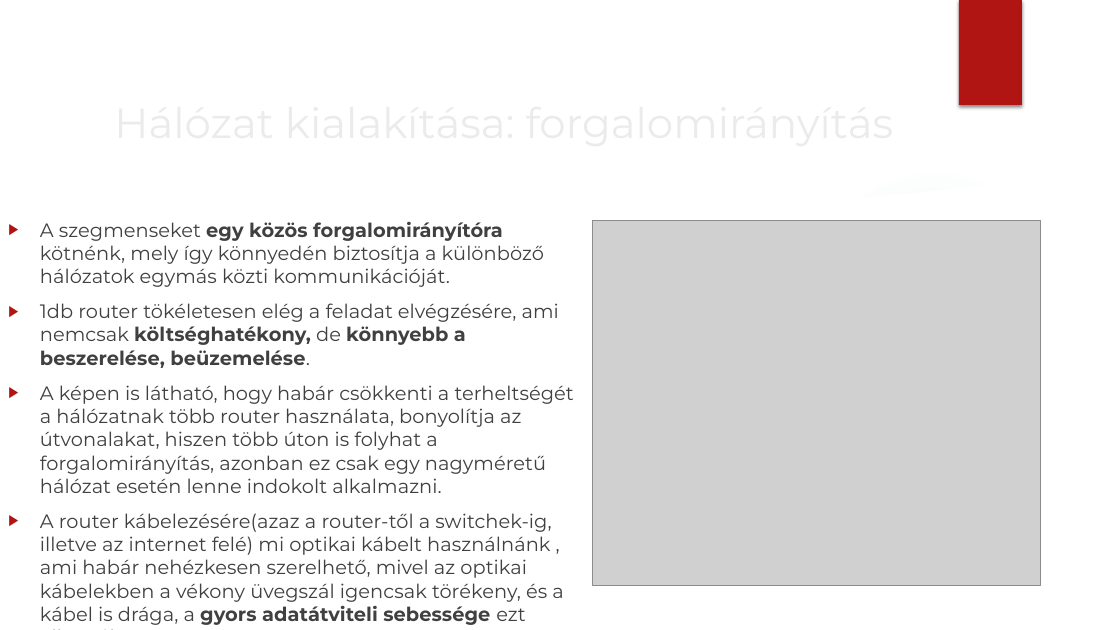
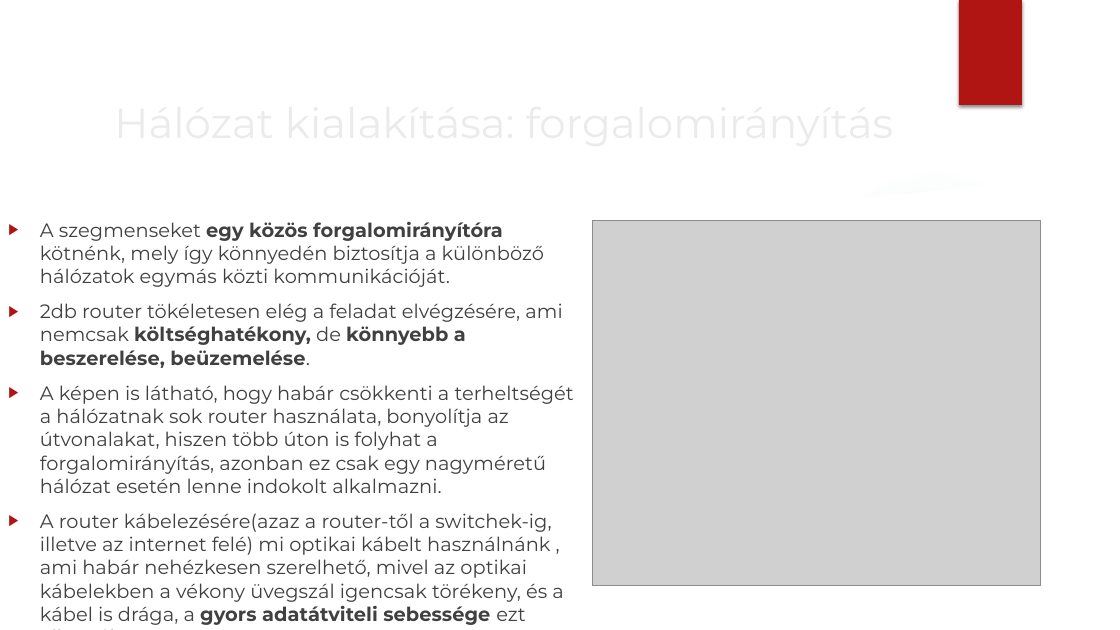
Before and after one commit to 1221David/Demokracia, a slide deck: slide 6 of ecipo_palyazat/demokratak_dokumentacio.pptx. Drawn at 1120x630 pixels with LibreOffice and Linux fonts; fonts in the diff are those of the drawing; grey boxes stand for pictures; background and template pictures are left out. Boxes give left, top, right and bottom in pixels: in the first picture for what was removed or moved away, otherwise in the second. Text is boxed around its words. In the diff, an @@ line names an element or a change of style, - is before the commit and + after.

```diff
--- a/ecipo_palyazat/demokratak_dokumentacio.pptx
+++ b/ecipo_palyazat/demokratak_dokumentacio.pptx
@@ text at [40, 303, 574, 493]: text changed @@
-▶ 1db router tökéletesen elég a feladat elvégzésére, ami nemcsak költséghatékony, de könnyebb a beszerelése, beüzemelése.
-▶ A képen is látható, hogy habár csökkenti a terheltségét a hálózatnak több router használata, bonyolítja az útvonalakat, hiszen több úton is folyhat a forgalomirányítás, azonban ez csak egy nagyméretű hálózat esetén lenne indokolt alkalmazni.
+▶ 2db router tökéletesen elég a feladat elvégzésére, ami nemcsak költséghatékony, de könnyebb a beszerelése, beüzemelése.
+▶ A képen is látható, hogy habár csökkenti a terheltségét a hálózatnak sok router használata, bonyolítja az útvonalakat, hiszen több úton is folyhat a forgalomirányítás, azonban ez csak egy nagyméretű hálózat esetén lenne indokolt alkalmazni.
```
Also in this commit, not shown: 1 other slide changed, 1 other file.
